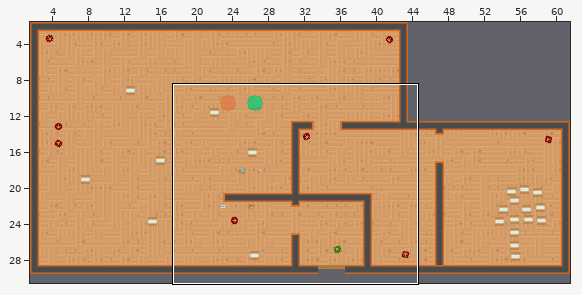
A Tiled map gets an edit: Jump'n'Run/Resources/Tile/topdown2.tmx. The picture above shows the old version from afar; the outline marks the close-up.
Close-up. First the earlier version:
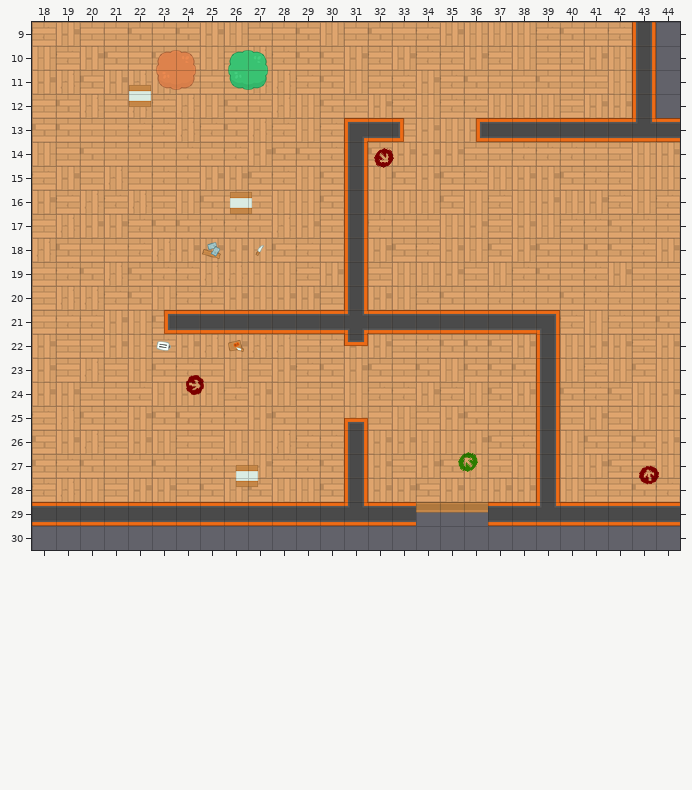
Cells are 32x32 px. Shown: x 18..44, y 9..30. The commit also changed other parts of the map, which this record leaves out.
The same view after the edit:
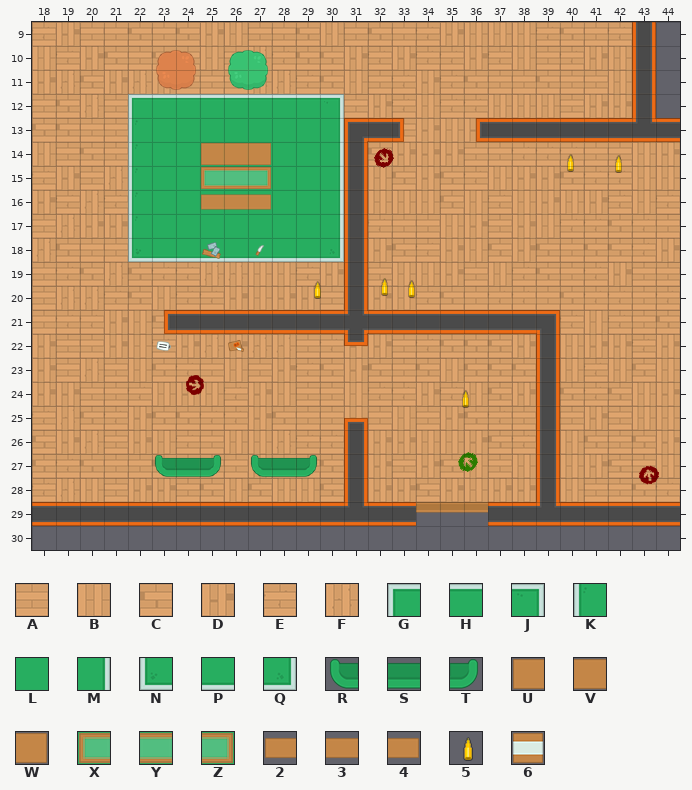
Key: from "topdown": A 95, B 96, C 97, D 98, E 99, F 100, G 372, H 373, J 374, K 399, L 400, M 401, N 426, P 427, Q 428, R 446, S 447, T 448, U 452, V 453, W 454, X 479, Y 480, Z 481, 2 506, 3 507, 4 508, 5 511, 6 537.
_ is an empty cell.
Objects are placed by their top-left corner, in cells (3,4 is the top-left corner of cell 3,4); size is 1x1 cell unless given.
See-through tiles are keyed as they look on the map.
The exact change:
Layer "floor":
y 12: x 22..30 FEFBCAFBC -> GHHHHHHHJ
y 13: x 22..30 EEFECFEBE -> KLLLLLLLM
y 14: x 22..30 AAEAEDCCE -> KLLLLLLLM
y 15: x 22..30 AEADDCEBC -> KLLLLLLLM
y 16: x 22..30 FABCAABBC -> KLLLLLLLM
y 17: x 22..30 ECCEEAFDA -> KLLLLLLLM
y 18: x 22..30 EFDDDBCEA -> NPPPPPPPQ
Layer "walls":
y 14: x 25..27 ___ -> UVW
y 15: x 25..27 ___ -> XYZ
y 16: x 25..27 ___ -> 234
y 27: x 23..25 ___ -> RST; x 27..29 ___ -> RST
Layer "testobjects" (removed):
removed: 6 at 22,11.6
removed: 6 at 26.2,16
removed: 6 at 26.5,27.4
Layer "objects" (added):
added: 5 at 39.9,14.3
added: 5 at 41.9,14.4
added: 5 at 32.1,19.5
added: 5 at 33.2,19.6
added: 5 at 29.3,19.6
added: 5 at 35.5,24.2
